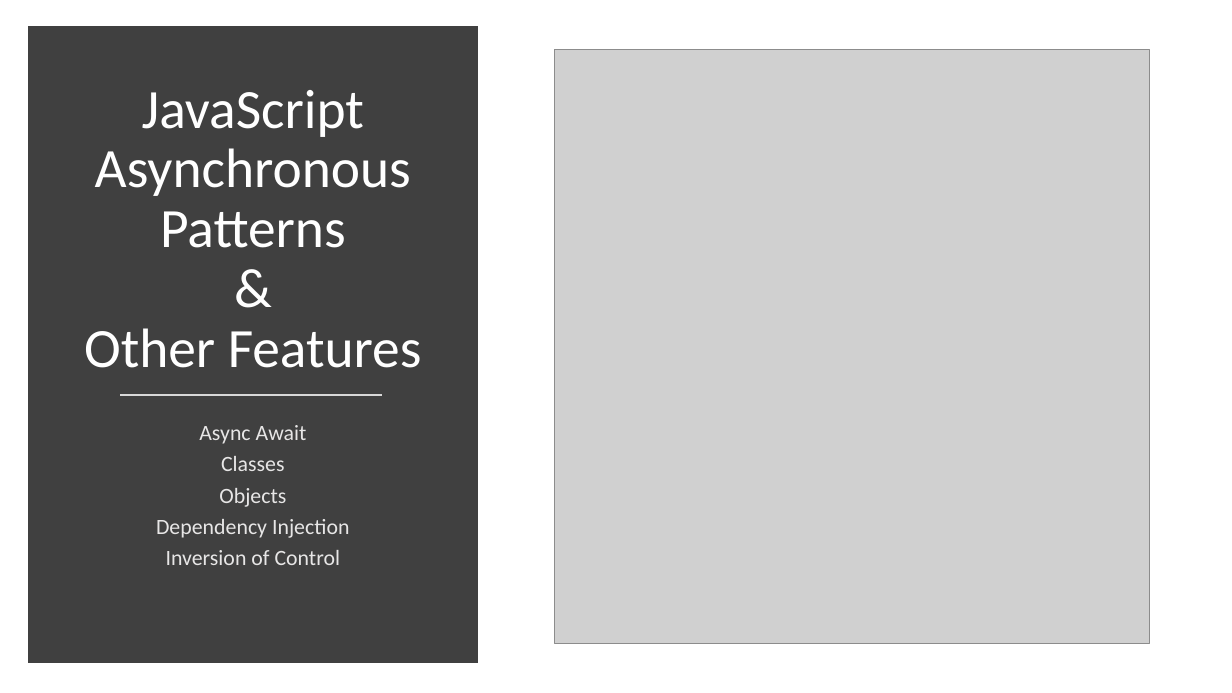
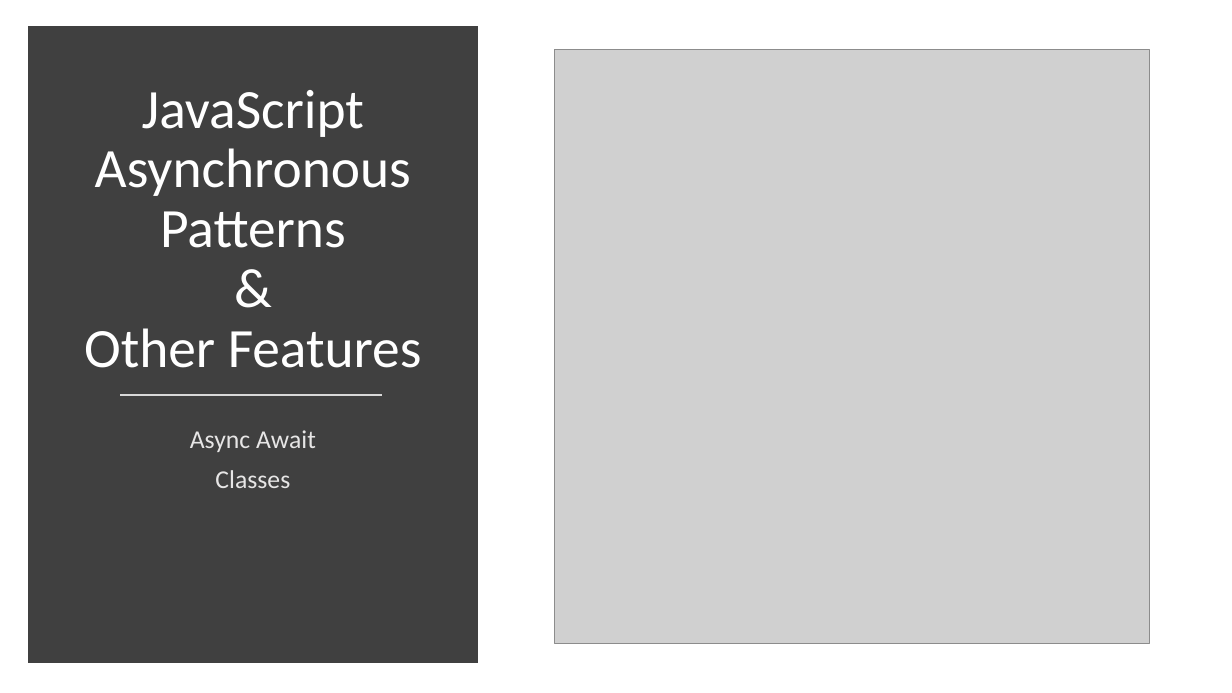
Before and after one commit to diarmuidoconnor/ewd-module-2025, a slide deck: slide 1 of topic09/talk-2/Promises.pptx. Drawn at 1232x693 pixels with LibreOffice and Linux fonts; fonts in the diff are those of the drawing; grey boxes stand for pictures. Boxes give left, top, right and bottom in pixels: in the first picture for what was removed or moved away, otherwise in the second. Text is boxed around its words. In the diff, an @@ line names an element or a change of style, - is before the commit and + after.

```diff
--- a/topic09/talk-2/Promises.pptx
+++ b/topic09/talk-2/Promises.pptx
@@ subtitle "Async Await" at <box>190,430,316,488</box>: size 17 to 20 pt; line spacing 0.7 to 0.9 @@
@@ subtitle at <box>156,488,349,565</box>: paragraphs removed @@
-Objects
-Dependency Injection
-Inversion of Control
```
Also in this commit, not shown: 38 other files.
